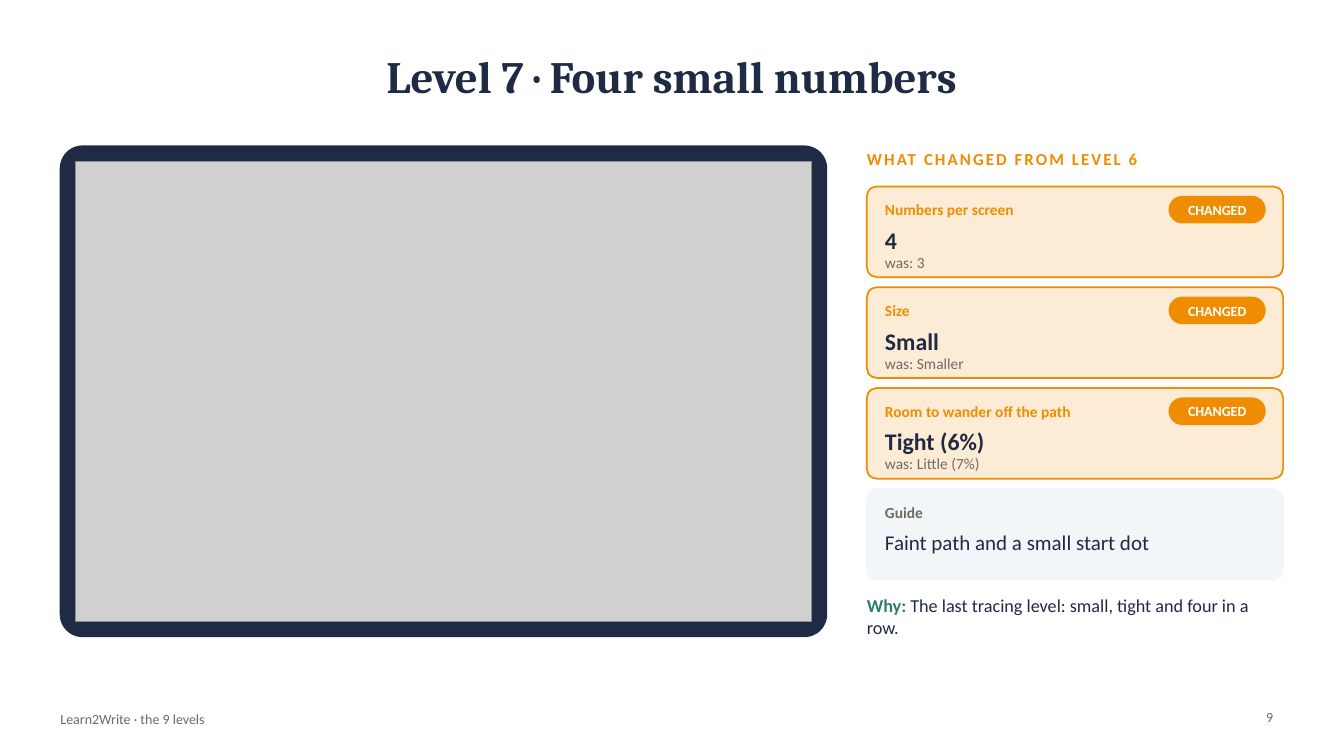
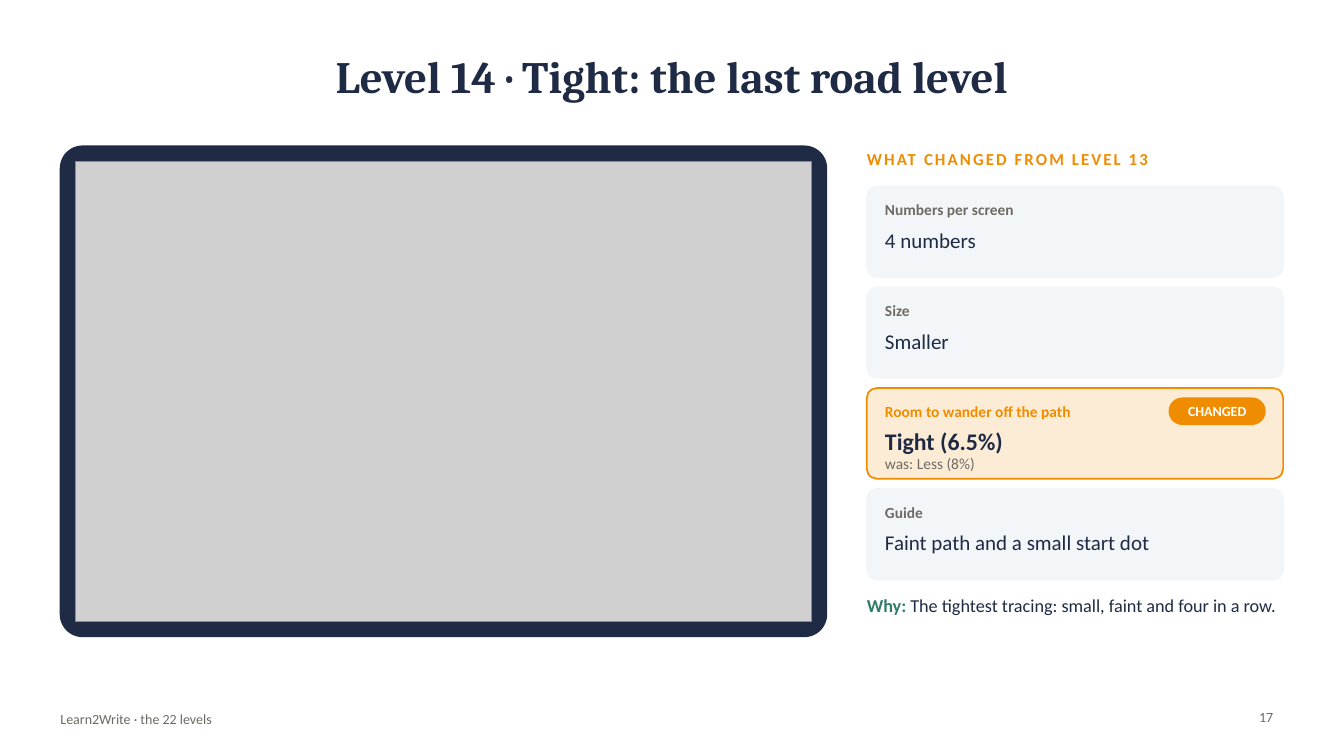
Before and after one commit to kiaanwankhede/Kiaan_Writing, a slide deck: slide 17 of docs/download/Learn2Write-levels.pptx (slide 9 before the commit). Drawn at 1344x756 pixels with LibreOffice and Linux fonts; fonts in the diff are those of the drawing; grey boxes stand for pictures. Boxes give left, top, right and bottom in pixels: in the first picture for what was removed or moved away, otherwise in the second. Text is boxed around its words. In the diff, an @@ line names an element or a change of style, - is before the commit and + after.

```diff
--- a/docs/download/Learn2Write-levels.pptx
+++ b/docs/download/Learn2Write-levels.pptx
@@ title at (336,62,1007,103): text changed @@
-Level 7 · Four small numbers
+Level 14 · Tight: the last road level
@@ text at (1129,153,1137,165): text changed @@
-WHAT CHANGED FROM LEVEL 6
+WHAT CHANGED FROM LEVEL 13
@@ rounded rectangle at (867,187,1284,277): fill #F08C00 at 16% opacity to #F3F6F9; outline #F08C00 1.25 pt to #F3F6F9 1 pt @@
@@ text "Numbers per screen" at (885,204,1014,218): text colour #F08C00 to #6E6A63 @@
@@ rounded rectangle removed at (1170,197,1265,223) @@
@@ text removed at (1188,205,1246,215) @@
-CHANGED
@@ text at (885,233,975,248): text changed; size 17 to 15 pt; bold off @@
-4
+4 numbers
@@ text removed at (885,258,925,268) @@
-was: 3
@@ rounded rectangle at (867,287,1284,378): fill #F08C00 at 16% opacity to #F3F6F9; outline #F08C00 1.25 pt to #F3F6F9 1 pt @@
@@ text "Size" at (885,305,910,316): text colour #F08C00 to #6E6A63 @@
@@ rounded rectangle removed at (1170,297,1265,324) @@
@@ text removed at (1188,306,1246,316) @@
-CHANGED
@@ text at (885,334,949,349): text changed; size 11 to 15 pt; text colour #6E6A63 to #1F2A44 @@
-was: Smaller
+Smaller
@@ text removed at (885,333,939,350) @@
-Small
@@ text at (885,432,1003,454): text changed @@
-Tight (6%)
+Tight (6.5%)
@@ text at (885,458,975,471): text changed @@
-was: Little (7%)
+was: Less (8%)
@@ text at (867,599,1276,615): text changed @@
-Why: The last tracing level: small, tight and four in a row.
+Why: The tightest tracing: small, faint and four in a row.
@@ text at (60,714,212,724): text changed @@
-Learn2Write · the 9 levels
+Learn2Write · the 22 levels
@@ page number at (1259,713,1273,722): text changed @@
-9
+17
```
Also in this commit, not shown: 10 other slides changed, 18 slides added, 1 slide removed, 32 other files.
